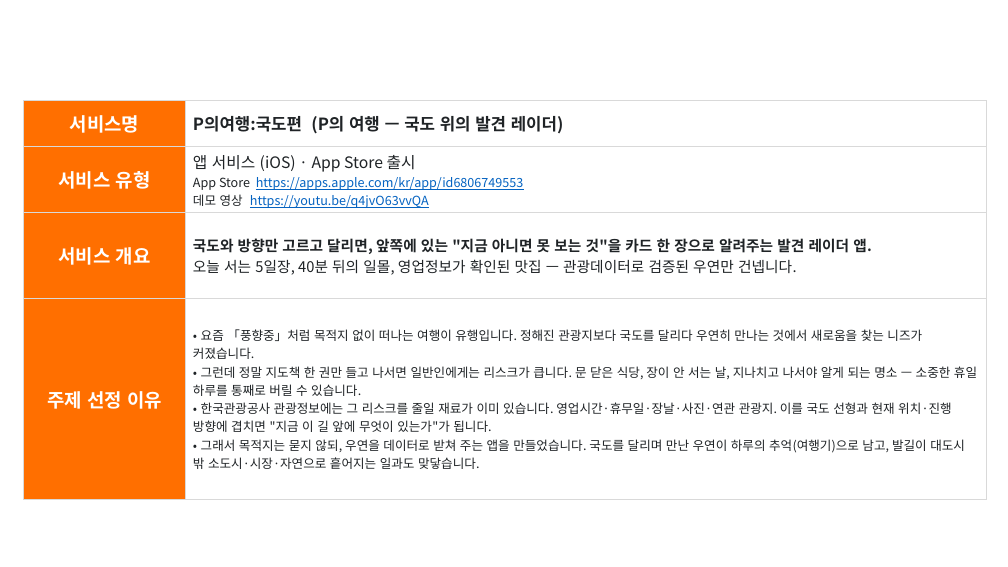
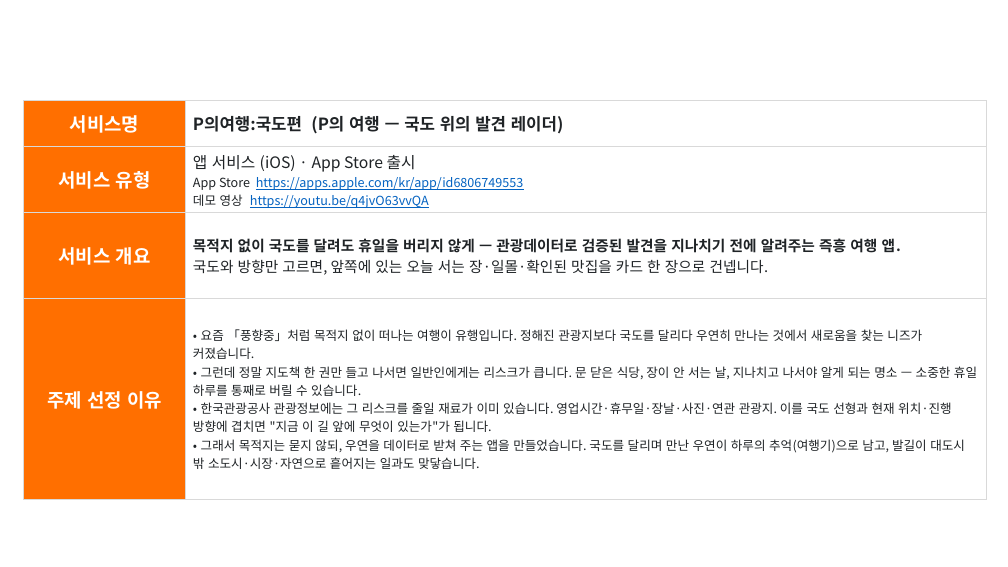
Before and after one commit to Hyee0ne/p-trip, a slide deck: slide 2 of docs/기능설명서_P의여행.pptx. Drawn at 1008x567 pixels with LibreOffice and Linux fonts; fonts in the diff are those of the drawing; background and template pictures are left out. Boxes give left, top, right and bottom in pixels: in the first picture for what was removed or moved away, otherwise in the second. Text is boxed around its words. In the diff, an @@ line names an element or a change of style, - is before the commit and + after.

```diff
--- a/docs/기능설명서_P의여행.pptx
+++ b/docs/기능설명서_P의여행.pptx
@@ table at (23, 101, 987, 493) @@
@@ row 3, column 2: "국도와 방향만 고르고 달리면, 앞쪽에 있는 "지금 아니면 못 보는 것"을 카드 한 장으로 알려주는 발견 레이더 앱. / 오늘 서는 5일장, 40분 뒤의 일몰, 영업정보가 확인된 맛집 — 관광데이터로 검증된 우연만 건넵니다." to "목적지 없이 국도를 달려도 휴일을 버리지 않게 — 관광데이터로 검증된 발견을 지나치기 전에 알려주는 즉흥 여행 앱. / 국도와 방향만 고르면, 앞쪽에 있는 오늘 서는 장·일몰·확인된 맛집을 카드 한 장으로 건넵니다." @@
```
Also in this commit, not shown: 2 other files.
